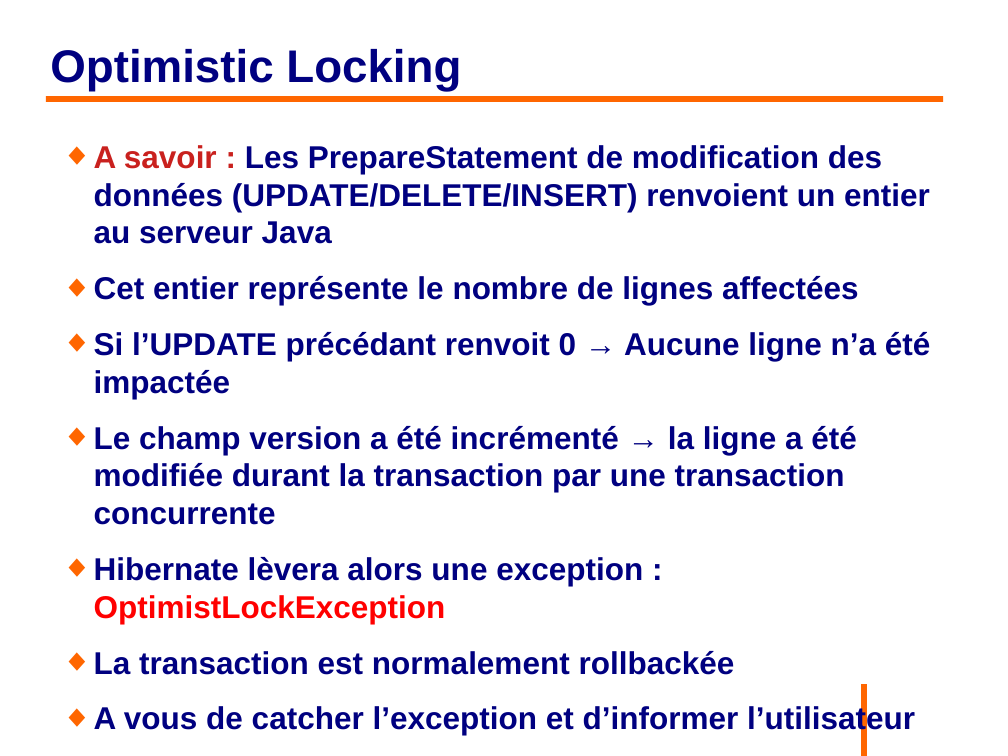
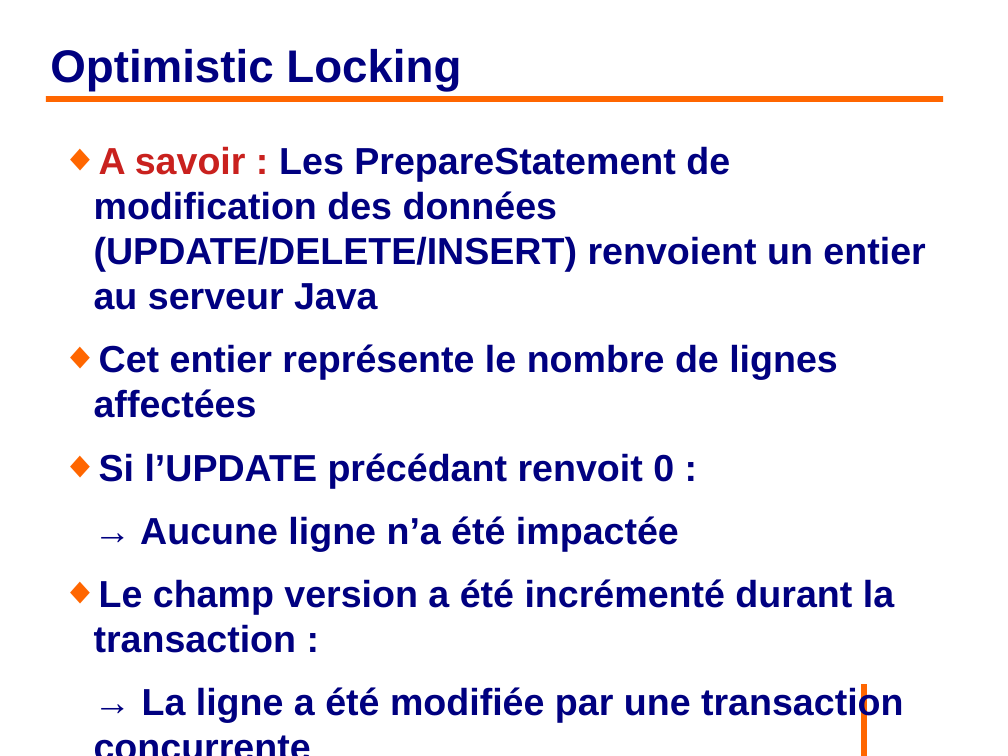
Before and after one commit to philphils/formation-hibernate-avancee, a slide deck: slide 97 of Documentation/diapo_formation_hibernate_avancee.odp (slide 96 before the commit). Drawn at 1008x756 pixels with LibreOffice and Linux fonts; fonts in the diff are those of the drawing; background and template pictures are left out. Boxes give left, top, right and bottom in pixels: in the first picture for what was removed or moved away, otherwise in the second. Text is boxed around its words. In the diff, an @@ line names an element or a change of style, - is before the commit and + after.

Commit message:
Relecture diapo partie Optimistic locking

```diff
--- a/Documentation/diapo_formation_hibernate_avancee.odp
+++ b/Documentation/diapo_formation_hibernate_avancee.odp
@@ text at [94,146,925,418]: size 24.8 to 29.6 pt in "A savoir : Les PrepareStatement de modification ...", "Cet entier représente le nombre de lignes ..." @@
@@ text at [94,453,903,722]: text changed; size 24.8 to 29.6 pt @@
-◆ Si l’UPDATE précédant renvoit 0 → Aucune ligne n’a été impactée
-◆ Le champ version a été incrémenté → la ligne a été modifiée durant la transaction par une transaction concurrente
-◆ Hibernate lèvera alors une exception : OptimistLockException
-◆ La transaction est normalement rollbackée
-◆ A vous de catcher l’exception et d’informer l’utilisateur
+◆ Si l’UPDATE précédant renvoit 0 :
+→ Aucune ligne n’a été impactée
+◆ Le champ version a été incrémenté durant la transaction :
+→ La ligne a été modifiée par une transaction concurrente
```
Also in this commit, not shown: 7 other slides changed, 3 slides added, 1 slide removed.
